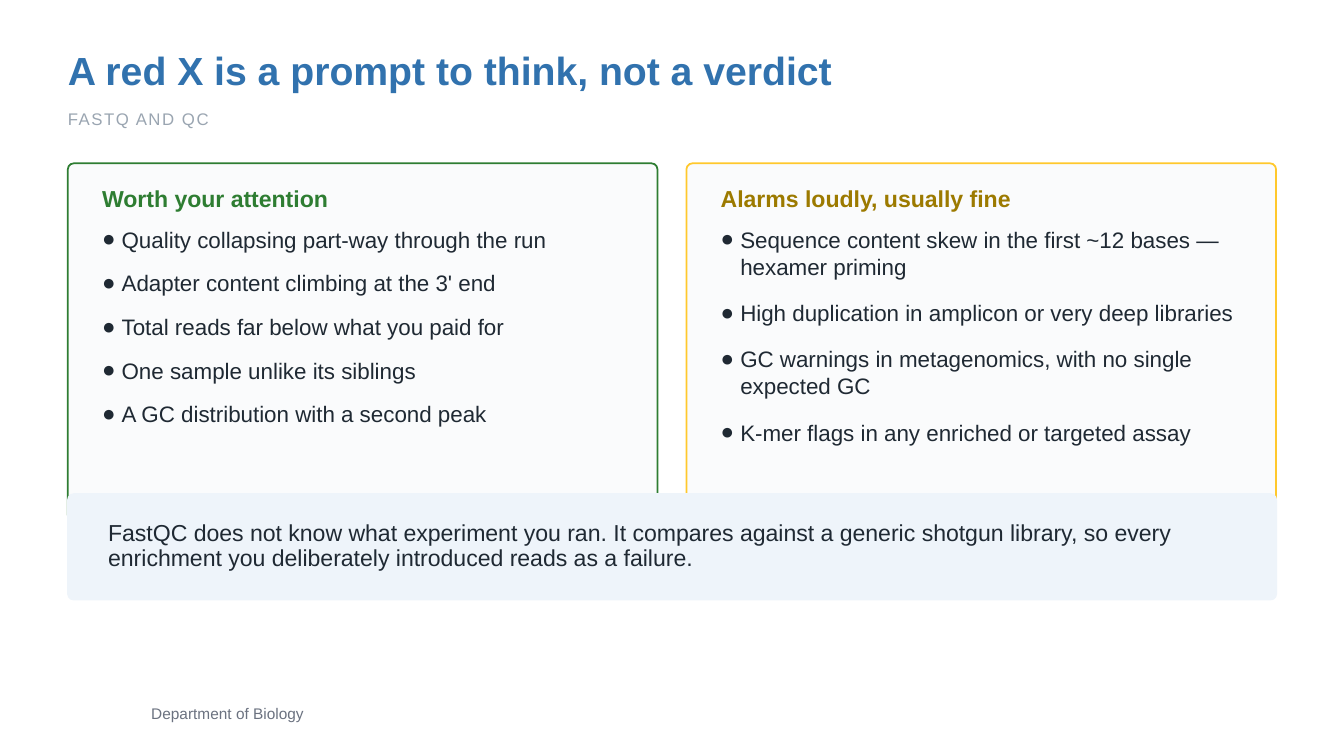
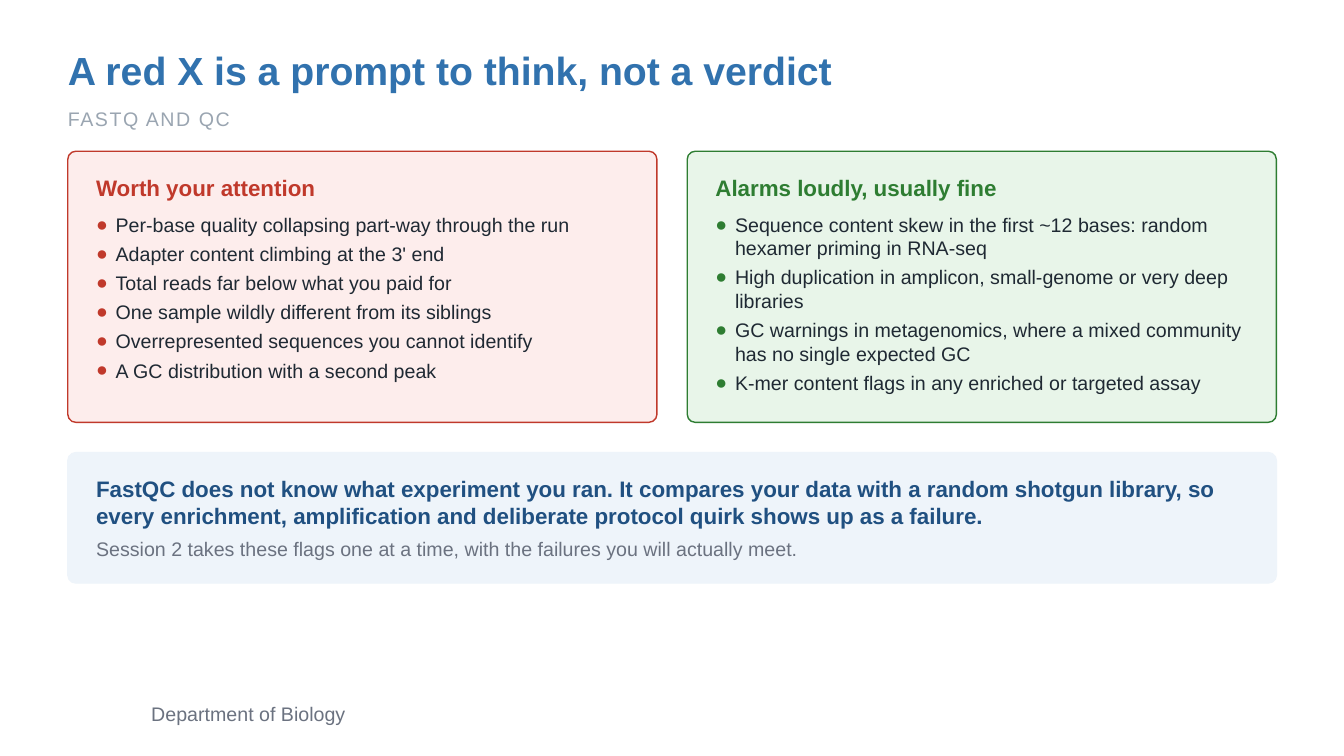
Before and after one commit to zhan4429/TuftsAppliedBioinfo, a slide deck: slide 24 of slides/week-02/Week02_Session1_Sequencing_Design_QC.pptx (slide 19 before the commit). Drawn at 1344x756 pixels with LibreOffice and Linux fonts; fonts in the diff are those of the drawing; background and template pictures are left out. Boxes give left, top, right and bottom in pixels: in the first picture for what was removed or moved away, otherwise in the second. Text is boxed around its words. In the diff, an @@ line names an element or a change of style, - is before the commit and + after.

```diff
--- a/slides/week-02/Week02_Session1_Sequencing_Design_QC.pptx
+++ b/slides/week-02/Week02_Session1_Sequencing_Design_QC.pptx
@@ text "FASTQ AND QC" at <box>68,112,230,130</box>: size 12 to 14 pt @@
@@ rounded rectangle: place and size @@
-rounded rectangle at <box>68,163,657,521</box>
+rounded rectangle at <box>68,151,656,422</box>
@@ rounded rectangle at <box>68,151,656,422</box>: fill #FAFBFC to #FDEDEC; outline #2E7D32 1.25 pt to #C0392B 1 pt; proportions changed @@
@@ text "Worth your attention": place and size @@
-text "Worth your attention" at <box>102,190,328,212</box>
+text "Worth your attention" at <box>96,179,315,201</box>
@@ text "Worth your attention" at <box>96,179,315,201</box>: size 16.5 to 16 pt, text colour #2E7D32 to #C0392B; line spacing 1 to 19.2pt; vertical alignment middle to top @@
@@ rounded rectangle: place and size @@
-rounded rectangle at <box>687,163,1276,521</box>
+rounded rectangle at <box>688,151,1276,422</box>
@@ rounded rectangle at <box>688,151,1276,422</box>: fill #FAFBFC to #E8F5E9; outline #FFC82C 1.25 pt to #2E7D32 1 pt; proportions changed @@
@@ text "Alarms loudly, usually fine": place and size @@
-text "Alarms loudly, usually fine" at <box>721,190,1011,212</box>
+text "Alarms loudly, usually fine" at <box>715,179,997,201</box>
@@ text "Alarms loudly, usually fine" at <box>715,179,997,201</box>: size 16.5 to 16 pt, text colour #9C7A00 to #2E7D32; line spacing 1 to 19.2pt; vertical alignment middle to top @@
@@ text "Per-base quality collapsing part-way through ...": place and size @@
-text "Per-base quality collapsing part-way through ..." at <box>122,231,546,427</box>
+text "Per-base quality collapsing part-way through ..." at <box>116,217,569,382</box>
@@ text at <box>116,217,569,236</box>: text changed; size 16 to 14 pt @@
-● Quality collapsing part-way through the run
+● Per-base quality collapsing part-way through the run
@@ text at <box>735,217,1241,394</box>: text changed; size 16 to 14 pt @@
-● Sequence content skew in the first ~12 bases — hexamer priming
-● High duplication in amplicon or very deep libraries
-● GC warnings in metagenomics, with no single expected GC
-● K-mer flags in any enriched or targeted assay
+● Sequence content skew in the first ~12 bases: random hexamer priming in RNA-seq
+● High duplication in amplicon, small-genome or very deep libraries
+● GC warnings in metagenomics, where a mixed community has no single expected GC
+● K-mer content flags in any enriched or targeted assay
@@ text at <box>116,246,452,382</box>: size 16 to 14 pt in "Adapter content climbing at the 3' end", "Total reads far below what you paid ...", "A GC distribution with a second peak"; line spacing 1 to 16.8pt; less space between paragraphs @@
@@ text at <box>116,304,532,352</box>: text changed; size 16 to 14 pt @@
-● One sample unlike its siblings
+● One sample wildly different from its siblings
+● Overrepresented sequences you cannot identify
@@ rounded rectangle: place and size @@
-rounded rectangle at <box>68,494,1276,600</box>
+rounded rectangle at <box>68,453,1276,583</box>
@@ rounded rectangle at <box>68,453,1276,583</box>: proportions changed @@
@@ text "FastQC does not know what ..." at <box>96,480,1214,529</box>: vertical alignment middle to top @@
@@ text at <box>96,480,1214,529</box>: text changed; size 16.5 to 16 pt; text colour #1F2933 to #205081; bold on @@
-FastQC does not know what experiment you ran. It compares against a generic shotgun library, so every enrichment you deliberately introduced reads as a failure.
+FastQC does not know what experiment you ran. It compares your data with a random shotgun library, so every enrichment, amplification and deliberate protocol quirk shows up as a failure.
@@ text added at <box>96,542,797,560</box>, 14 pt, text #6B7280 @@
+Session 2 takes these flags one at a time, with the failures you will actually meet.
@@ text "Department of Biology" at <box>151,707,345,725</box>: size 11 to 14 pt @@
```
Also in this commit, not shown: 16 other slides changed, 7 slides added, 2 slides removed, 7 other files.
